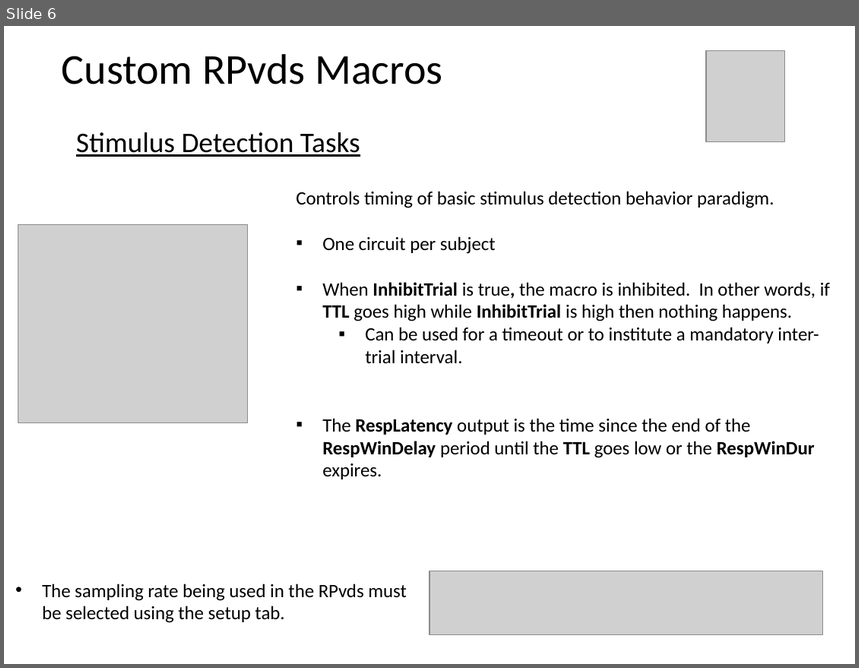
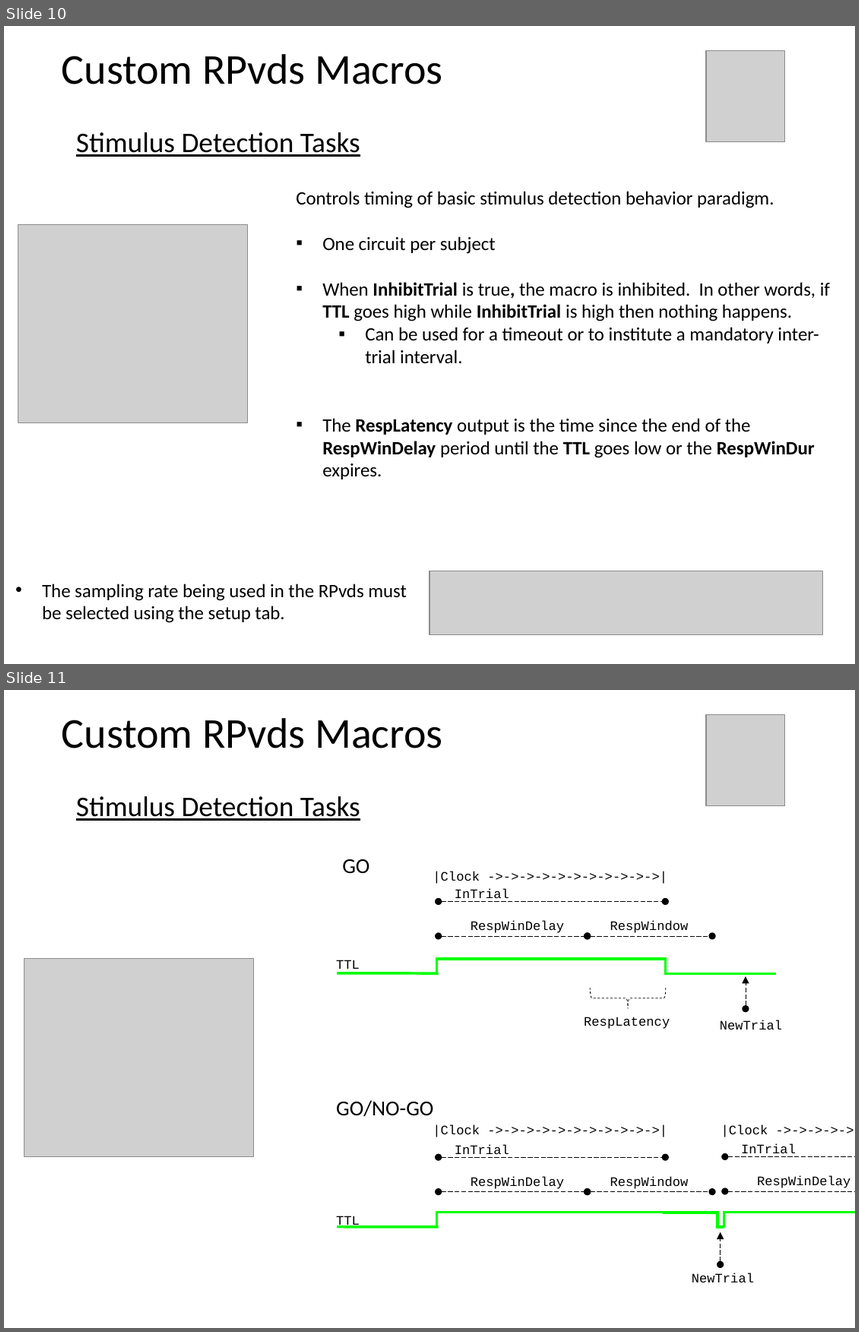
Before and after one commit to dstolz/epsych, a slide deck: trunk/Intro_to_ElectroPsych_Toolbox.pptx. Shown one above the other, each under a label of ours: slide 6 before the commit, slides 10 and 11 after it. The pictures are 859x668 and 859x1332 pixels, drawn with LibreOffice and Linux fonts; fonts in the diff are those of the drawing; grey boxes stand for pictures. Boxes give left, top, right and bottom in pixels: in the first picture for what was removed or moved away, otherwise in the second. Text is boxed around its words. In the diff, an @@ line names an element or a change of style, - is before the commit and + after.

```diff
--- a/trunk/Intro_to_ElectroPsych_Toolbox.pptx
+++ b/trunk/Intro_to_ElectroPsych_Toolbox.pptx
@@ slide 11 added at bbox=[4, 690, 855, 1328], background #FFFFFF @@
@@ text added at bbox=[62, 718, 443, 749], 36 pt, text #000000 @@
+Custom RPvds Macros
@@ picture added at bbox=[706, 714, 785, 806] @@
@@ text added at bbox=[76, 796, 360, 821], 24 pt, text #000000, underline @@
+Stimulus Detection Tasks
@@ text added at bbox=[342, 859, 370, 874], 18 pt, text #000000 @@
+GO
@@ text added at bbox=[433, 872, 480, 884], 11 pt, text #000000 @@
+|Clock ->->->->->->->->->->->|
@@ picture added at bbox=[25, 958, 253, 1157] @@
@@ group added at bbox=[336, 888, 782, 1030]: 5 texts, 4 double arrows, 2 elbow lines, 1 line @@
+TTL
+RespWinDelay
+InTrial
+RespWindow
+NewTrial
@@ left brace added at bbox=[591, 988, 666, 1009], outline #000000 0.5 pt dashed @@
@@ text added at bbox=[584, 1017, 670, 1029], 11 pt, text #000000 @@
+RespLatency
@@ text added at bbox=[336, 1100, 433, 1117], 18 pt, text #000000 @@
+GO/NO-GO
@@ text added at bbox=[433, 1125, 480, 1138], 11 pt, text #000000 @@
+|Clock ->->->->->->->->->->->|
@@ text added at bbox=[721, 1125, 769, 1138], 11 pt, text #000000 @@
+|Clock ->->->->->->->->->->->|
@@ text added at bbox=[741, 1144, 796, 1157], 11 pt, text #000000 @@
+InTrial
@@ double arrow added from (725, 1157) to (855, 1157), #000000 0.5 pt dashed @@
@@ text added at bbox=[757, 1176, 851, 1189], 11 pt, text #000000 @@
+RespWinDelay
@@ group added at bbox=[336, 1144, 855, 1283]: 5 texts, 4 double arrows, 3 elbow lines, 1 line @@
+TTL
+RespWinDelay
+InTrial
+RespWindow
+NewTrial
@@ double arrow added from (725, 1192) to (855, 1192), #000000 0.5 pt dashed @@
@@ what was slide 6 is now slide 10 @@
```
Also in this commit, not shown: 10 slides changed, 1 other slide added, 1 other file.
